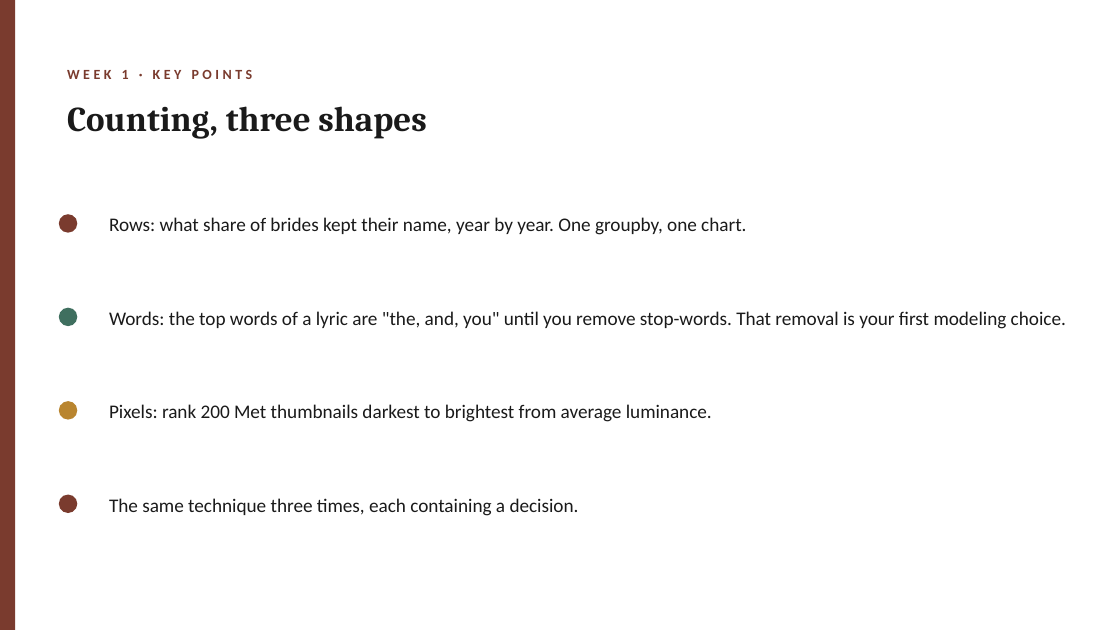
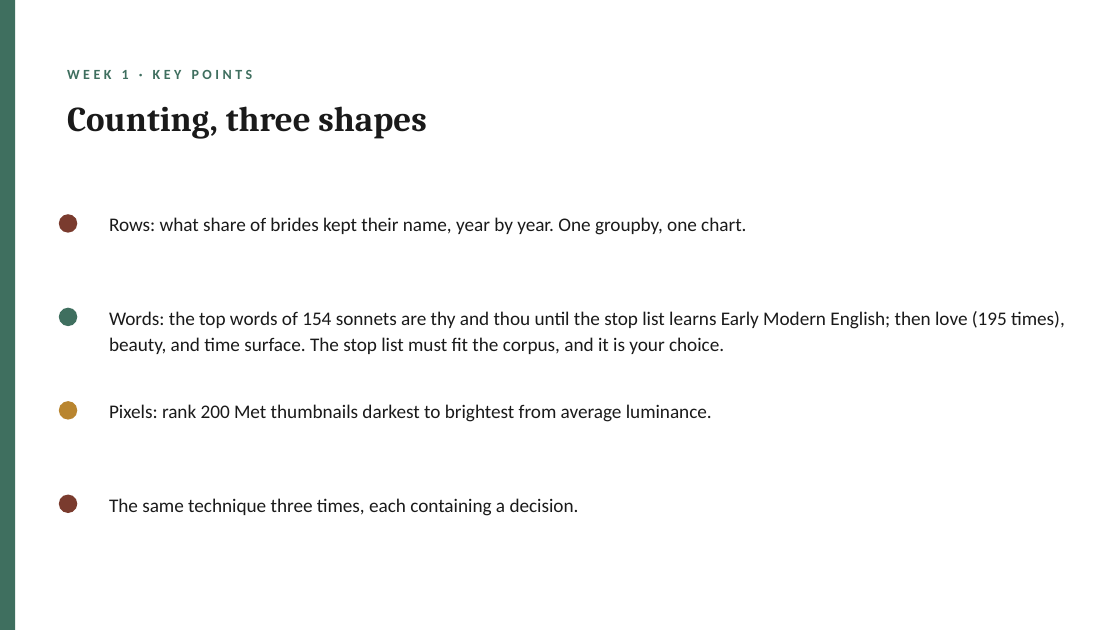
Before and after one commit to lucianli123/culture-as-data-2026, a slide deck: slide 14 of slides/pptx/week-01.pptx (slide 13 before the commit). Drawn at 1120x630 pixels with LibreOffice and Linux fonts; fonts in the diff are those of the drawing. Boxes give left, top, right and bottom in pixels: in the first picture for what was removed or moved away, otherwise in the second. Text is boxed around its words. In the diff, an @@ line names an element or a change of style, - is before the commit and + after.

Commit message:
Week 1 words pivot to Shakespeare's sonnets; quantification theory shelf on the deck
The word corpus is now the 154 sonnets (Gutenberg #1041, snapshotted with
derived counts): a two-stage stop-word lesson (a modern list leaves thy and
thou on top; a list that fits the corpus surfaces love 195 times, then
beauty and time), a SONNET_WORD dial across the sequence (black spikes at
the dark-lady sonnets), and the maximal bag-of-words loss as centerpiece -
Sonnet 130's bag is a catalogue of praise the poem negates line by line:
the count reads a love poem, Shakespeare wrote a satire of them. The
headlines section retires; its derived file is replaced by sonnet counts.

The deck gains 'Quantification has a literature (the theory shelf, never
required)': Porter's technology of distance, Bowker and Star's categories-
have-politics, Gitelman's no-raw-data, Scott's legibility, with Drucker as
the door and Data Feminism as the undercurrent. The what-is-data slide
points to it; the bag-loss and three-shapes slides carry the sonnet
material; lesson plan and syllabus rows updated.

```diff
--- a/slides/pptx/week-01.pptx
+++ b/slides/pptx/week-01.pptx
@@ rectangle at (x1=0, y1=0, x2=15, y2=630): fill #7A3B2E to #3F6F5F @@
@@ text "WEEK 1 · KEY POINTS" at (x1=67, y1=70, x2=253, y2=79): text colour #7A3B2E to #3F6F5F @@
@@ text at (x1=109, y1=311, x2=1065, y2=354): text changed @@
-Words: the top words of a lyric are "the, and, you" until you remove stop-words. That removal is your first modeling choice.
+Words: the top words of 154 sonnets are thy and thou until the stop list learns Early Modern English; then love (195 times), beauty, and time surface. The stop list must fit the corpus, and it is your choice.
```
Also in this commit, not shown: 6 other slides changed, 1 slide added, 20 other files.
